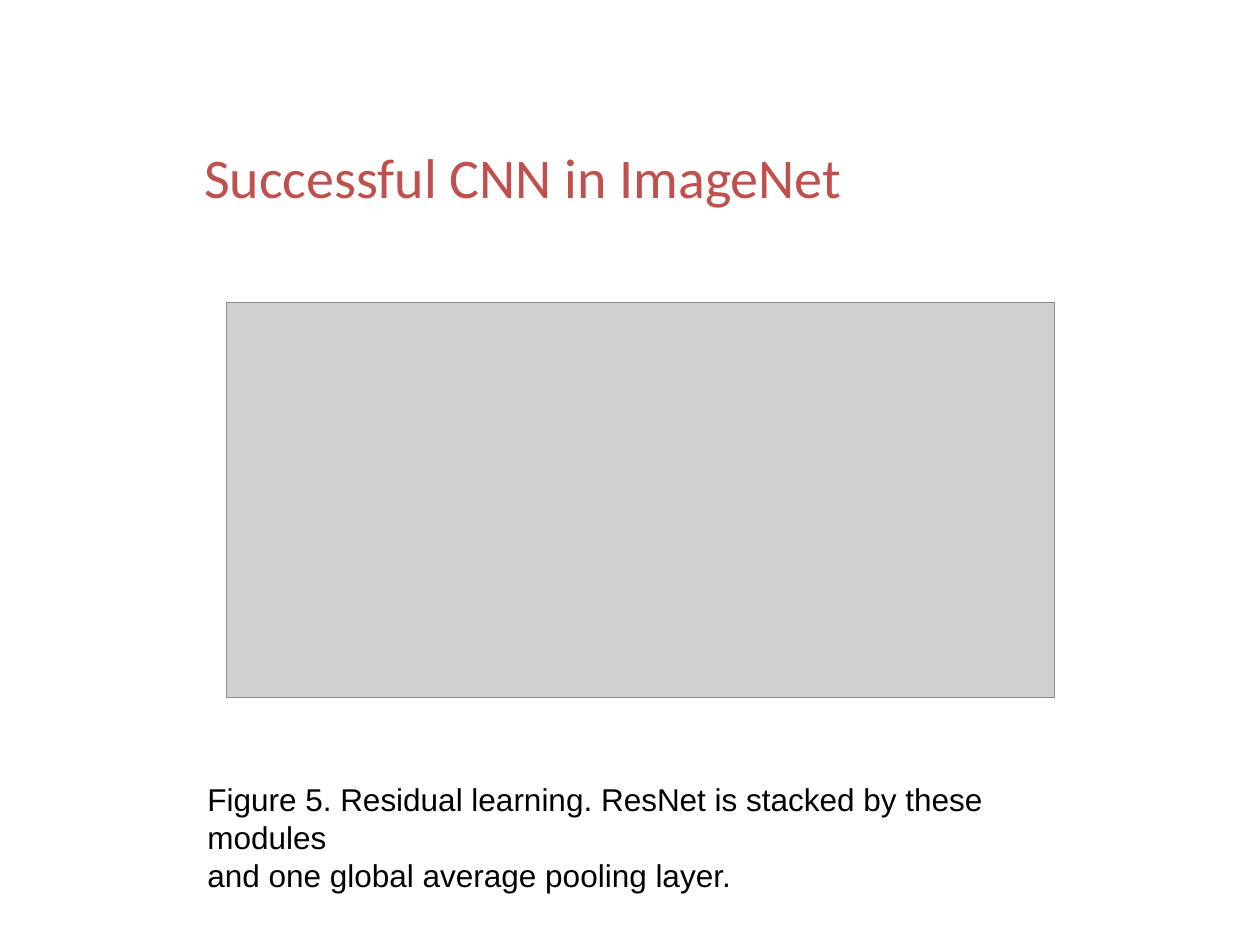
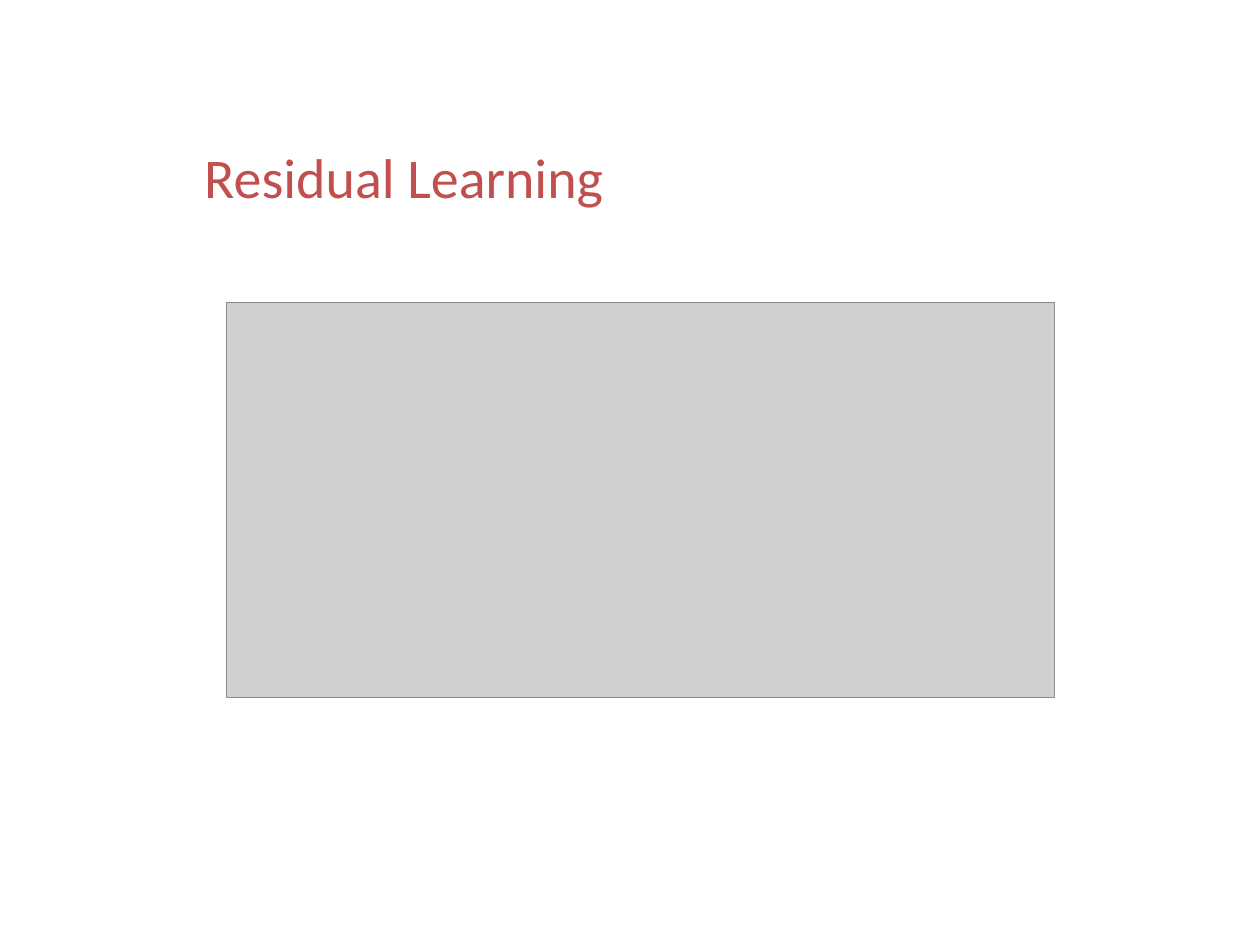
Before and after one commit to ttomchy/CV_2Project, a slide deck: slide 20 of presentation.pptx. Drawn at 1260x945 pixels with LibreOffice and Linux fonts; fonts in the diff are those of the drawing; grey boxes stand for pictures; background and template pictures are left out. Boxes give left, top, right and bottom in pixels: in the first picture for what was removed or moved away, otherwise in the second. Text is boxed around its words. In the diff, an @@ line names an element or a change of style, - is before the commit and + after.

Commit message:
222
new ppt

```diff
--- a/presentation.pptx
+++ b/presentation.pptx
@@ text at (x1=204, y1=159, x2=603, y2=208): text changed @@
-Successful CNN in ImageNet
+Residual Learning
@@ text removed at (x1=207, y1=788, x2=982, y2=893) @@
-Figure 5. Residual learning. ResNet is stacked by these modules
-and one global average pooling layer.
```
Also in this commit, not shown: 8 other slides changed, 2 slides added, 12 slides removed.
